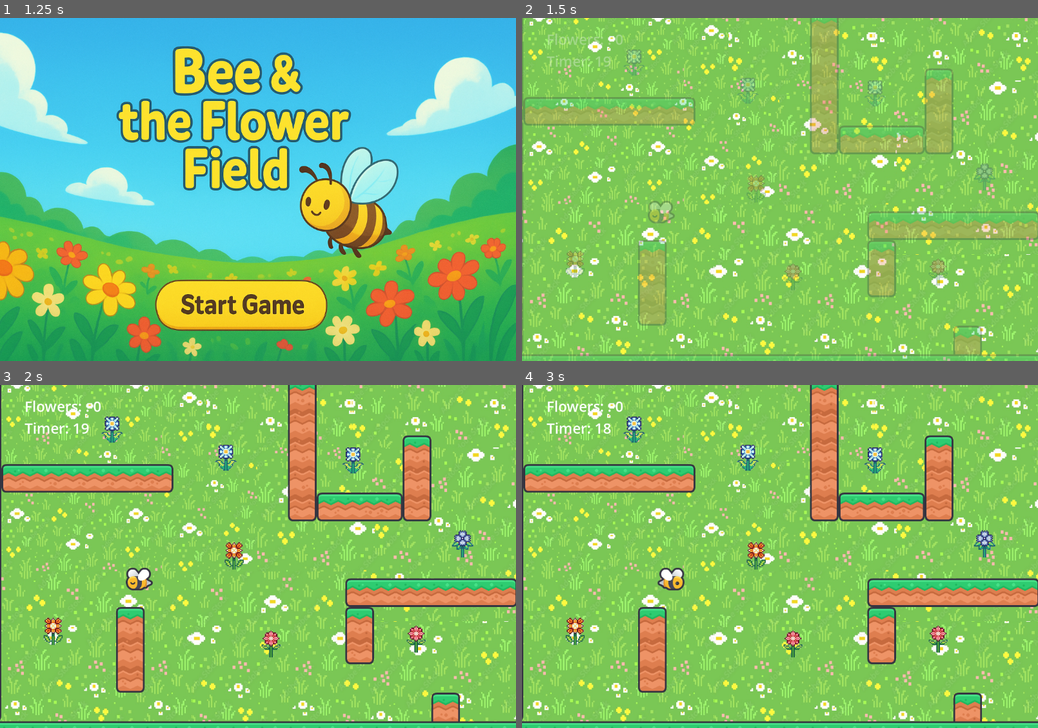
Above: before the commit, frames 1-4 (two rows, left to right).
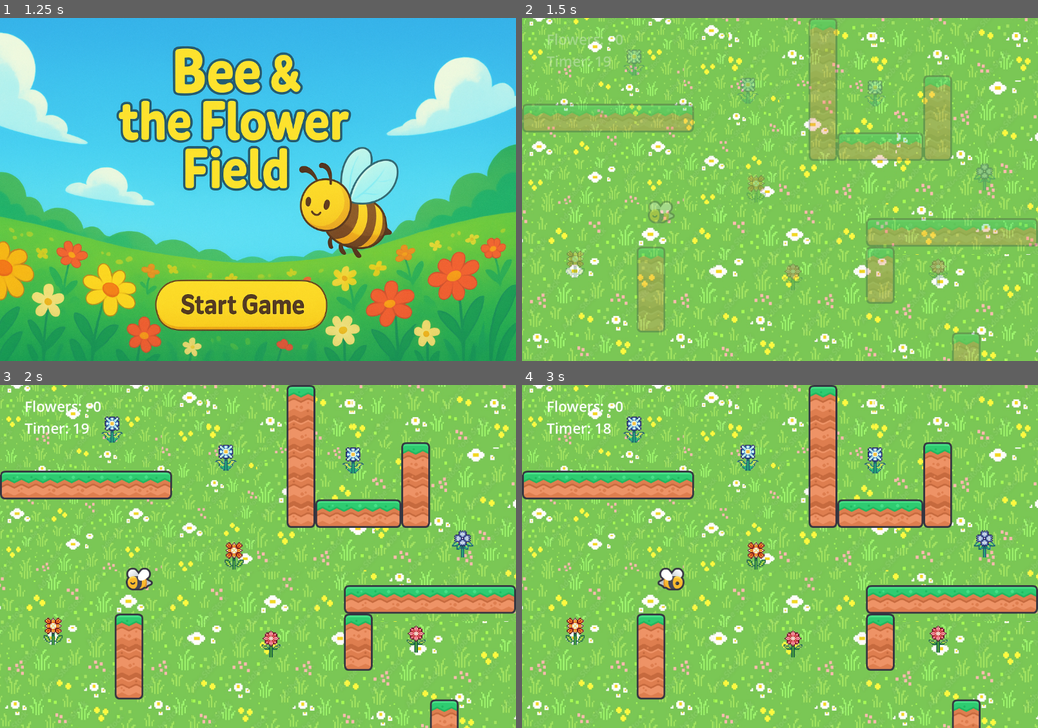
Above: after the commit, the same moments.

Repository: Lea-poh/SpringHunt
Game: Godot game, scene res://scenes/main.tscn
Same seed, same stepped clock (60 frames per second), same inputs: the game is played once before the commit and once after it. Sound files missing from this copy of the repository are replaced by a short silence.
Inputs (mouse positions are in pixels of both pictures, inside the frame that each line leads up to):
- Up to frame 1 (1.25 s): move the mouse to (371, 172) at 0.52 s; hold Right (ui_right) from 0.53 s (still down); click (371, 172) at 0.67 s
- Up to frame 2 (1.5 s): release Right (ui_right) at 1.25 s; click (764, 306) at 1.25 s
- Up to frame 3 (2 s): no input
- Up to frame 4 (3 s): drag from (676, 573) to (939, 638) at 2.02 s; tap Enter at 2.75 s; move the mouse to (831, 481) at 2.77 s; hold Right (ui_right) from 2.78 s (still down)

Frame 1 is identical in both runs. In frame 2, 8.2% of the frame differs, in the area x 0-100%, y 0-100%; in frame 3, 13%; in frame 4, 13%.

Commit message:
move wall

Diff:
--- a/scenes/Game.tscn
+++ b/scenes/Game.tscn
@@ -484,10 +484,10 @@
 
 [node name="VirtualJoystick" parent="." instance=ExtResource("2_qy1jj")]
 z_index = 100
-offset_left = 565.0
-offset_top = 96.0
-offset_right = 668.0
-offset_bottom = 184.0
+offset_left = 596.0
+offset_top = 142.0
+offset_right = 699.0
+offset_bottom = 230.0
 
 [node name="Control" type="Control" parent="."]
 layout_mode = 3
@@ -571,7 +571,7 @@
 one_shot = true
 
 [node name="Walls" type="TileMapLayer" parent="."]
-position = Vector2(6, 0)
+position = Vector2(3, 15)
 tile_map_data = PackedByteArray("AAAMAPn/rAAaAAEAAAAMAPr/rAAaAAEAAAAMAPj/rAATAAEAAAAMAPv/rAAaAAEAAAAMAPz/rAAaAAEAAAAMAP …(1408 unchanged characters)…
 tile_set = SubResource("TileSet_qy1jj")
 
